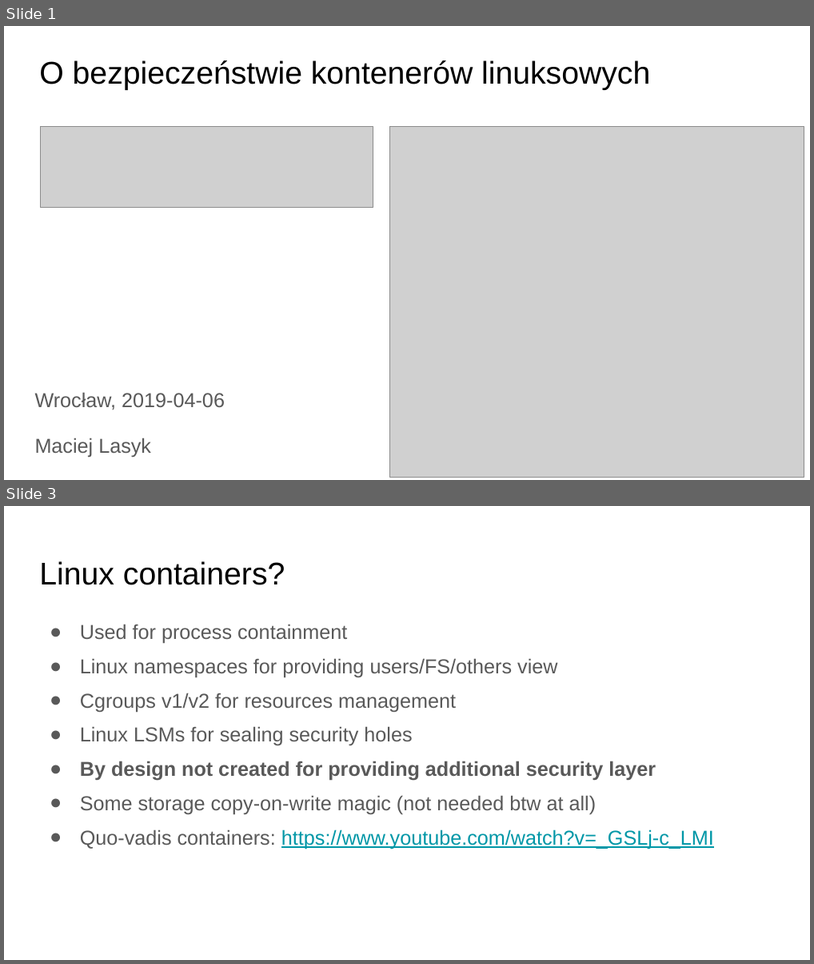
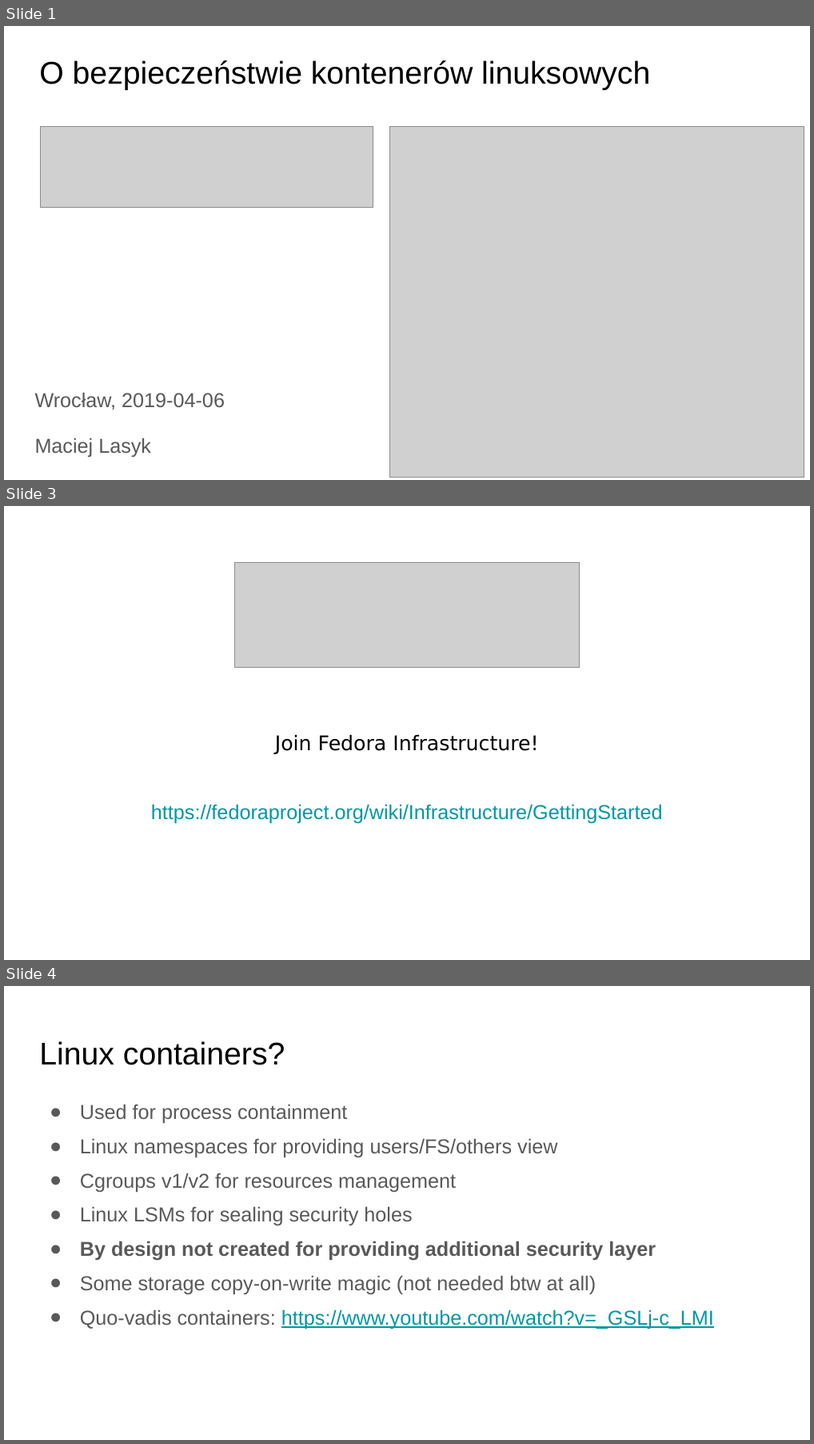
Before and after one commit to docent-net/conferences, a slide deck: 2019-16-sesja-linuksowa/o-bezpieczenstwie-kontenerow-linuksowych.odp. Shown one above the other, each under a label of ours: slides 1 and 3 before the commit, slides 1, 3 and 4 after it; the slides between them are not shown. The pictures are 814x964 and 814x1444 pixels, drawn with LibreOffice and Linux fonts; fonts in the diff are those of the drawing; grey boxes stand for pictures. Boxes give left, top, right and bottom in pixels: in the first picture for what was removed or moved away, otherwise in the second. Text is boxed around its words. In the diff, an @@ line names an element or a change of style, - is before the commit and + after.

```diff
--- a/2019-16-sesja-linuksowa/o-bezpieczenstwie-kontenerow-linuksowych.odp
+++ b/2019-16-sesja-linuksowa/o-bezpieczenstwie-kontenerow-linuksowych.odp
@@ slide 3 added at <box>4,506,810,960</box>, background #FFFFFF @@
@@ picture added at <box>234,563,579,668</box> @@
@@ text added at <box>151,735,663,823</box>, 18 pt, text #0097A7 @@
+Join Fedora Infrastructure!
+https://fedoraproject.org/wiki/Infrastructure/GettingStarted
@@ what was slide 3 is now slide 4 @@
```
Also in this commit, not shown: 5 slides changed, 3 other slides added, 2 other files.
